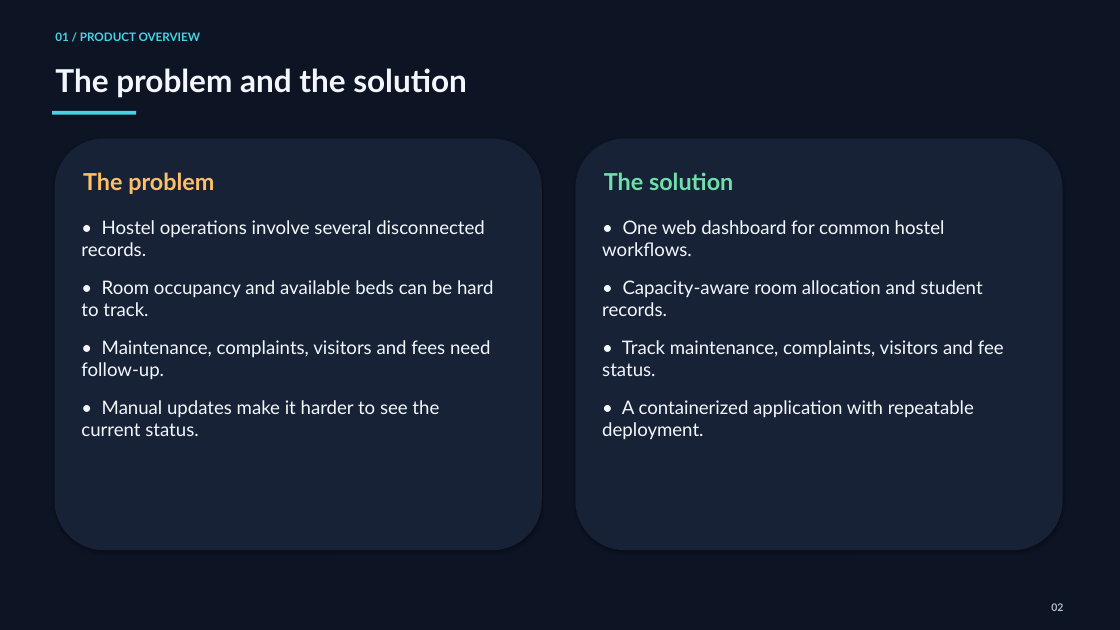
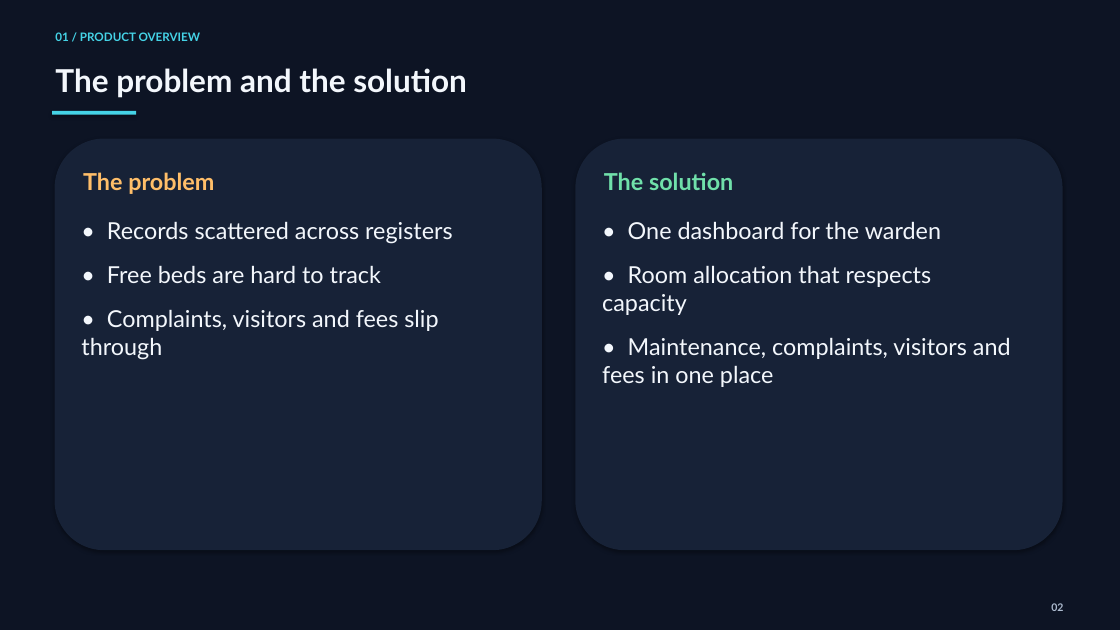
Before and after one commit to tarun250/hostel_management, a slide deck: slide 3 of HostelHub-Presentation.pptx. Drawn at 1120x630 pixels with LibreOffice and Linux fonts; fonts in the diff are those of the drawing. Boxes give left, top, right and bottom in pixels: in the first picture for what was removed or moved away, otherwise in the second. Text is boxed around its words. In the diff, an @@ line names an element or a change of style, - is before the commit and + after.

```diff
--- a/HostelHub-Presentation.pptx
+++ b/HostelHub-Presentation.pptx
@@ text at (x1=81, y1=221, x2=452, y2=360): text changed; size 16 to 20 pt @@
-• Hostel operations involve several disconnected records.
-• Room occupancy and available beds can be hard to track.
-• Maintenance, complaints, visitors and fees need follow-up.
-• Manual updates make it harder to see the current status.
+• Records scattered across registers
+• Free beds are hard to track
+• Complaints, visitors and fees slip through
@@ text at (x1=602, y1=221, x2=1011, y2=387): text changed; size 16 to 20 pt @@
-• One web dashboard for common hostel workflows.
-• Capacity-aware room allocation and student records.
-• Track maintenance, complaints, visitors and fee status.
-• A containerized application with repeatable deployment.
+• One dashboard for the warden
+• Room allocation that respects capacity
+• Maintenance, complaints, visitors and fees in one place
```
Also in this commit, not shown: 2 other slides changed.
